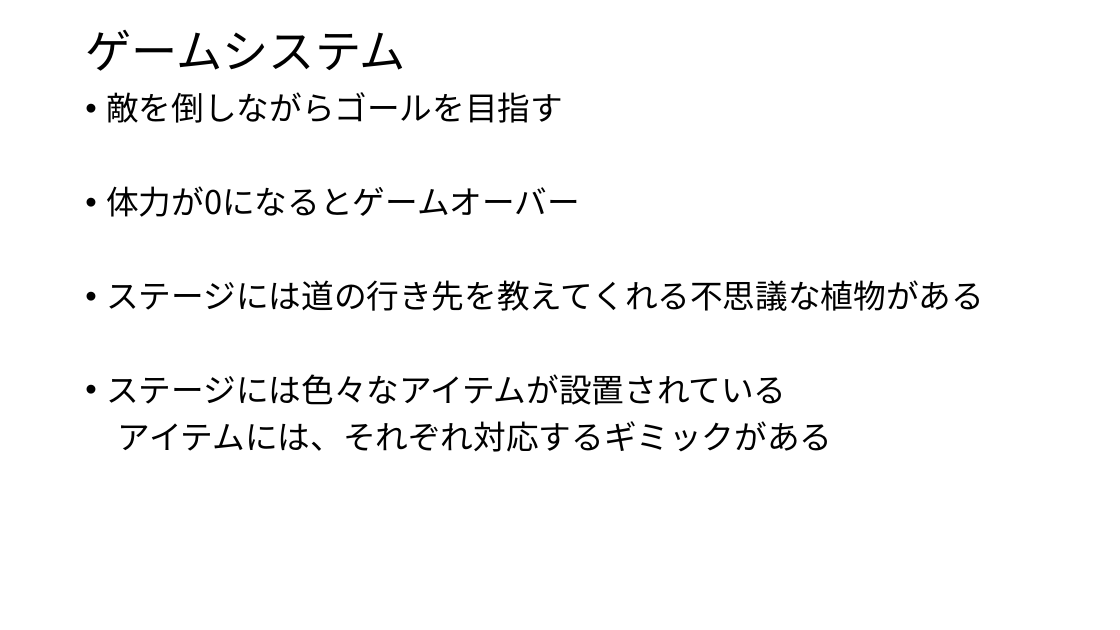
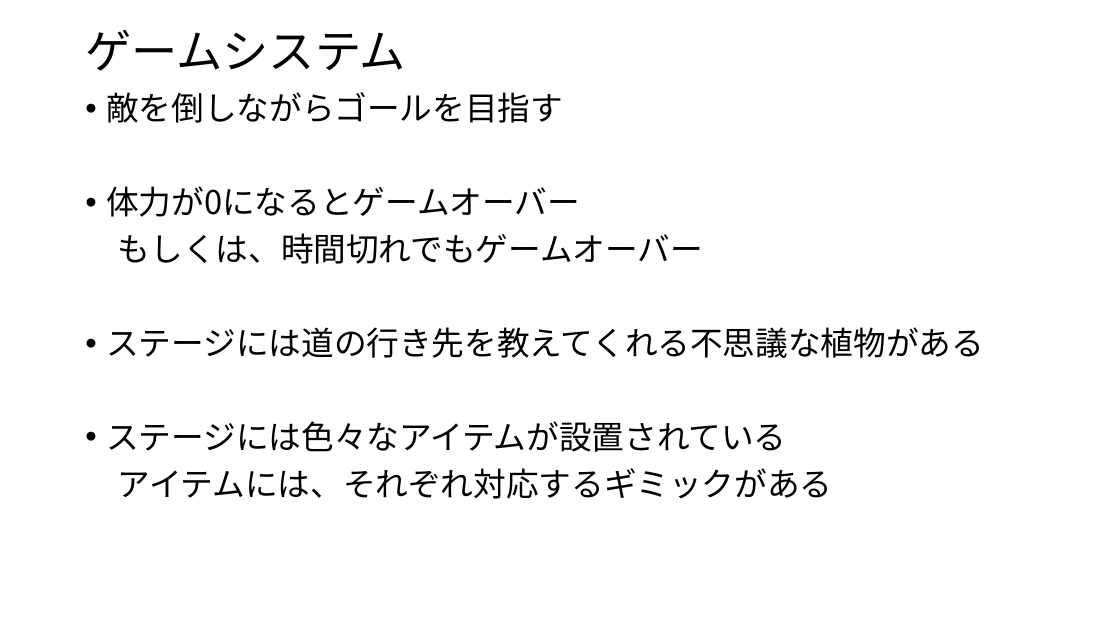
Before and after one commit to 2022Game/15Hirota, a slide deck: slide 5 of 3DLv3_2023_vs2019/Plan/プレゼンテーション1.pptx. Drawn at 1120x630 pixels with LibreOffice and Linux fonts; fonts in the diff are those of the drawing. Boxes give left, top, right and bottom in pixels: in the first picture for what was removed or moved away, otherwise in the second. Text is boxed around its words. In the diff, an @@ line names an element or a change of style, - is before the commit and + after.

```diff
--- a/3DLv3_2023_vs2019/Plan/プレゼンテーション1.pptx
+++ b/3DLv3_2023_vs2019/Plan/プレゼンテーション1.pptx
@@ text at <box>118,233,703,264</box>: paragraph added @@
+もしくは、時間切れでもゲームオーバー
```
Also in this commit, not shown: 2 other slides changed, 3 other files.
